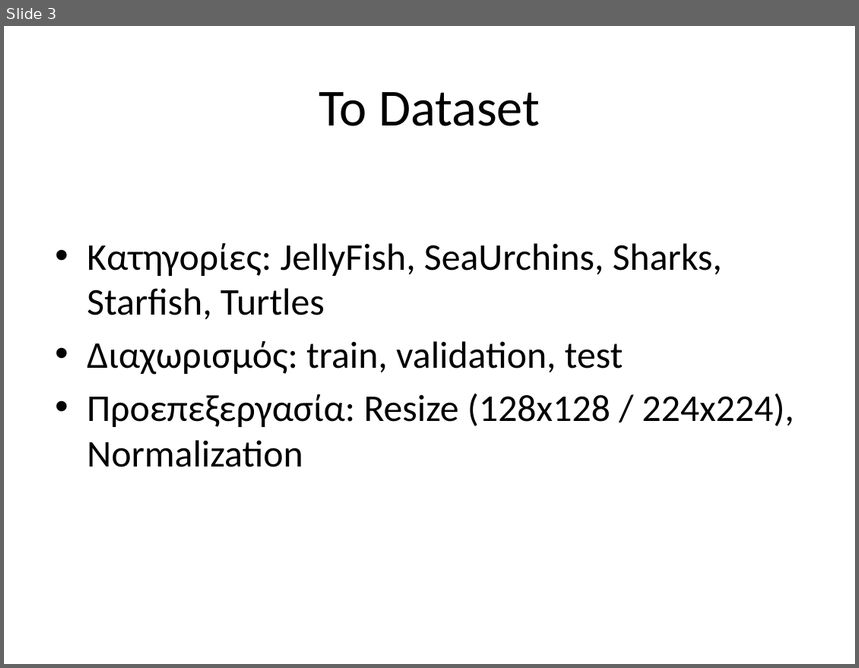
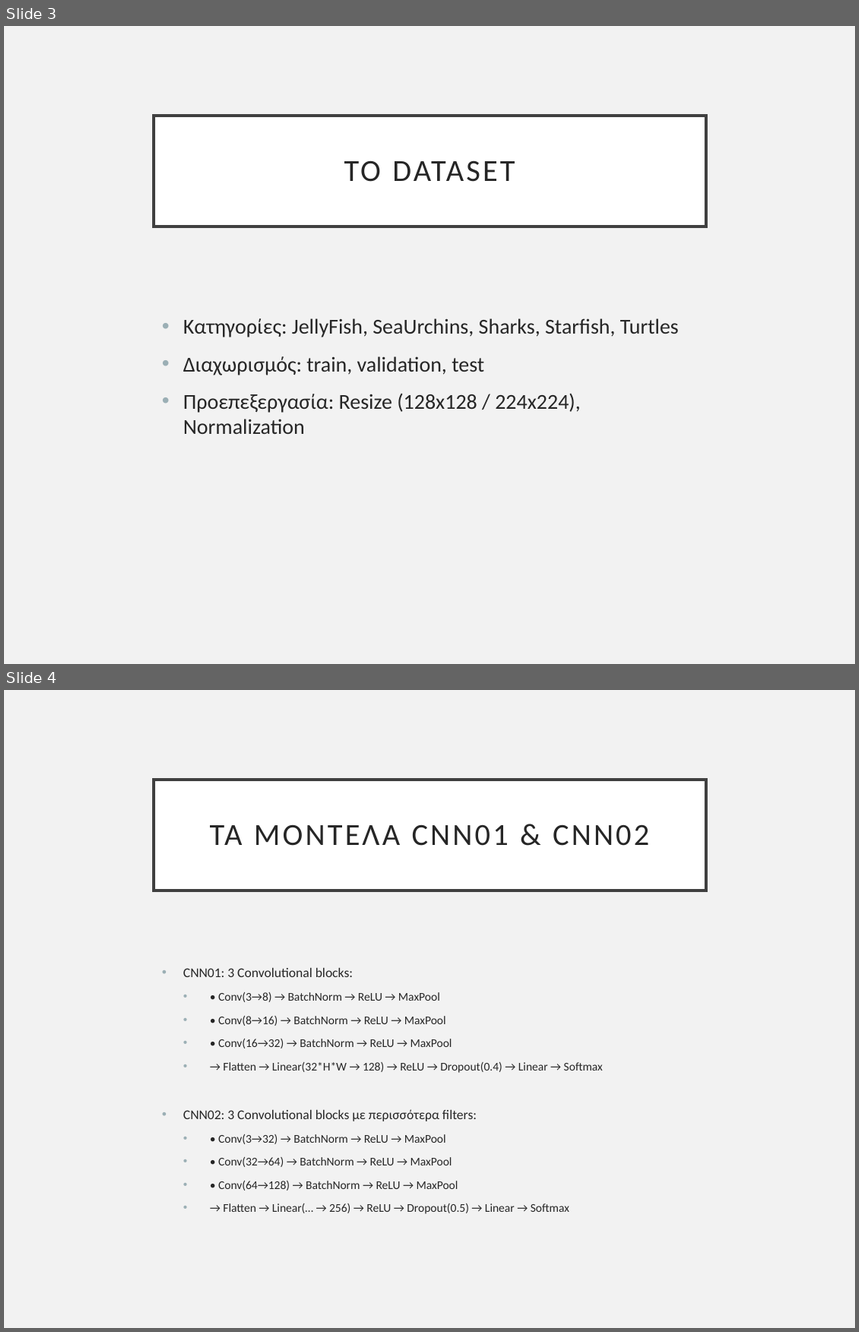
Before and after one commit to pkatpk/see-animal-dl, a slide deck: slides/Final_Presentation_CNN_ResNet_SeaAnimals.pptx. Shown one above the other, each under a label of ours: slide 3 before the commit, slides 3 and 4 after it. The pictures are 859x668 and 859x1332 pixels, drawn with LibreOffice and Linux fonts; fonts in the diff are those of the drawing. Boxes give left, top, right and bottom in pixels: in the first picture for what was removed or moved away, otherwise in the second. Text is boxed around its words. In the diff, an @@ line names an element or a change of style, - is before the commit and + after.

```diff
--- a/slides/Final_Presentation_CNN_ResNet_SeaAnimals.pptx
+++ b/slides/Final_Presentation_CNN_ResNet_SeaAnimals.pptx
@@ slide 4 added at (x1=4, y1=690, x2=855, y2=1328), background #F2F2F2 @@
@@ title added at (x1=154, y1=780, x2=706, y2=890), fill #FFFFFF, outline #404040 2.5 pt, 26 pt, text #262626 @@
+ΤΑ ΜΟΝΤΈΛΑ CNN01 & CNN02
@@ text added at (x1=183, y1=967, x2=603, y2=1214), 10 pt, text #262626 @@
+• CNN01: 3 Convolutional blocks:
+  • • Conv(3→8) → BatchNorm → ReLU → MaxPool
+  • • Conv(8→16) → BatchNorm → ReLU → MaxPool
+  • • Conv(16→32) → BatchNorm → ReLU → MaxPool
+  • → Flatten → Linear(32*H*W → 128) → ReLU → Dropout(0.4) → Linear → Softmax
+• CNN02: 3 Convolutional blocks με περισσότερα filters:
+  • • Conv(3→32) → BatchNorm → ReLU → MaxPool
+  • • Conv(32→64) → BatchNorm → ReLU → MaxPool
+  • • Conv(64→128) → BatchNorm → ReLU → MaxPool
+  • → Flatten → Linear(… → 256) → ReLU → Dropout(0.5) → Linear → Softmax
@@ slide 3 changed as well @@
@@ background #FFFFFF to #F2F2F2 @@
@@ title "ΤΟ DATASET" resized from (x1=319, y1=92, x2=540, y2=126) to (x1=154, y1=116, x2=706, y2=226) @@
@@ title "ΤΟ DATASET" at (x1=154, y1=116, x2=706, y2=226): fill none to #FFFFFF; outline none to #404040 2.5 pt @@
@@ title at (x1=344, y1=161, x2=515, y2=182): text changed; size 44 to 26 pt; text colour #000000 to #262626 @@
-Το Dataset
+ΤΟ DATASET
@@ text "Κατηγορίες: JellyFish, SeaUrchins, Sharks, Starfish, ..." moved from (x1=87, y1=243, x2=794, y2=468) to (x1=183, y1=319, x2=679, y2=434) @@
@@ text "Κατηγορίες: JellyFish, SeaUrchins, Sharks, Starfish, ..." at (x1=183, y1=319, x2=679, y2=434): size 32 to 18 pt, text colour #000000 to #262626; indent changed; more space between paragraphs @@
```
Also in this commit, not shown: 13 other slides changed, 1 other slide added, 1 slide removed, 3 other files.
